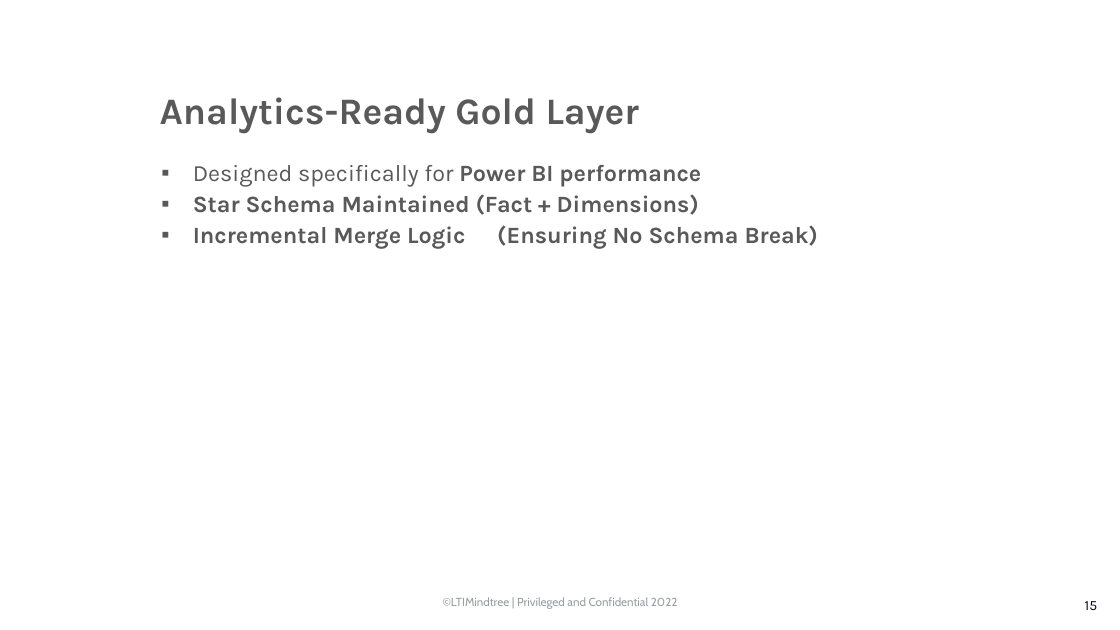
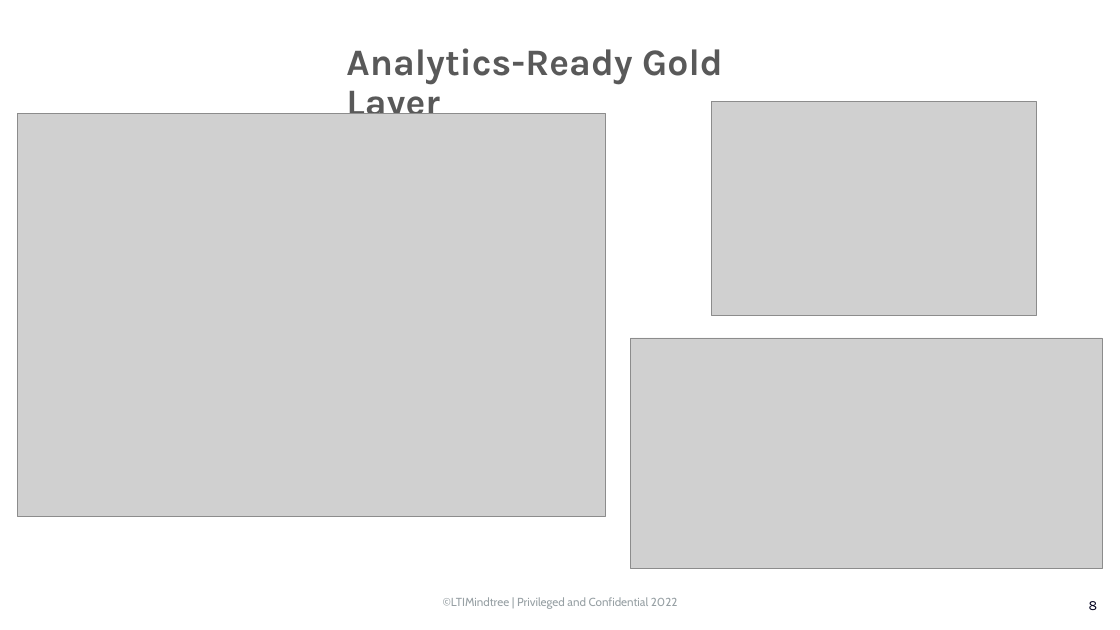
Before and after one commit to Drupad-DeV/Logistics-CAP, a slide deck: slide 8 of Logistics Cost & Delivery Analytics (ADLS +.pptx (slide 15 before the commit). Drawn at 1120x630 pixels with LibreOffice and Linux fonts; fonts in the diff are those of the drawing; grey boxes stand for pictures; background and template pictures are left out. Boxes give left, top, right and bottom in pixels: in the first picture for what was removed or moved away, otherwise in the second. Text is boxed around its words. In the diff, an @@ line names an element or a change of style, - is before the commit and + after.

```diff
--- a/Logistics Cost & Delivery Analytics (ADLS +.pptx
+++ b/Logistics Cost & Delivery Analytics (ADLS +.pptx
@@ text "Analytics-Ready Gold Layer" rewrapped from [160,97,639,134] to [346,48,723,125] @@
@@ picture added at [18,114,606,517] @@
@@ picture added at [712,102,1036,315] @@
@@ text removed at [193,165,818,249] @@
-  ▪ Designed specifically for Power BI performance
-  ▪ Star Schema Maintained (Fact + Dimensions)
-  ▪ Incremental Merge Logic (Ensuring No Schema Break)
@@ picture added at [631,338,1102,568] @@
@@ page number at [1089,601,1098,610]: text changed @@
-15
+8
```
Also in this commit, not shown: 6 other slides changed, 4 slides added, 12 slides removed.
